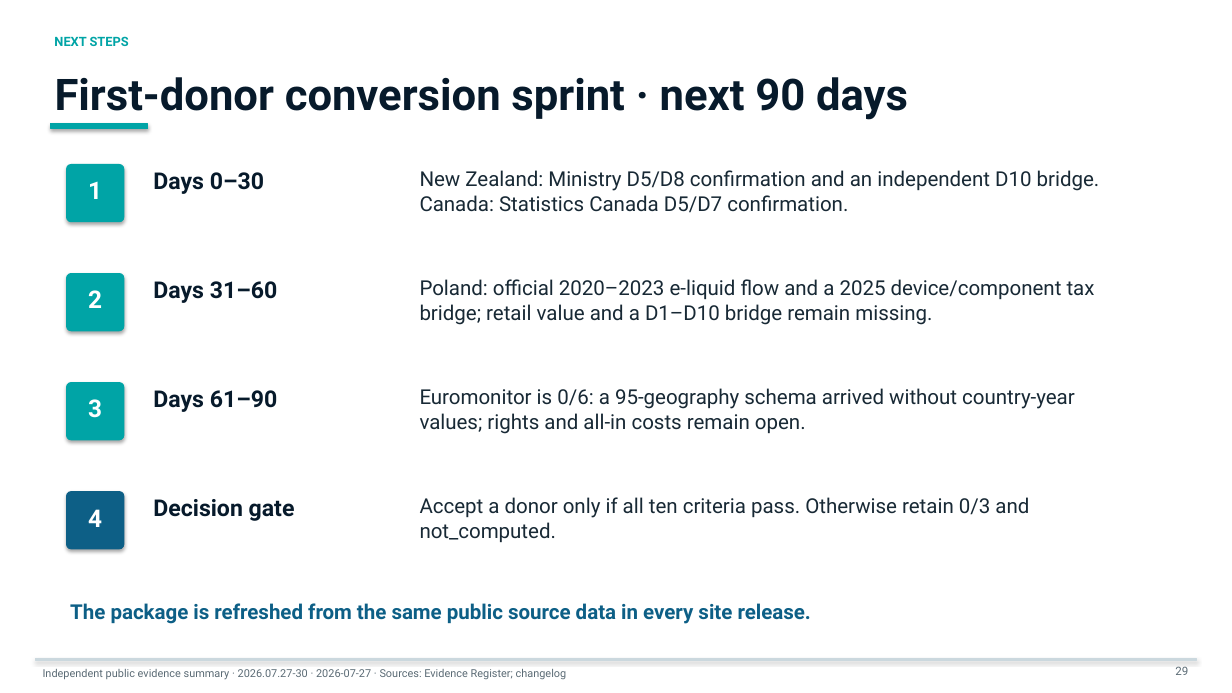
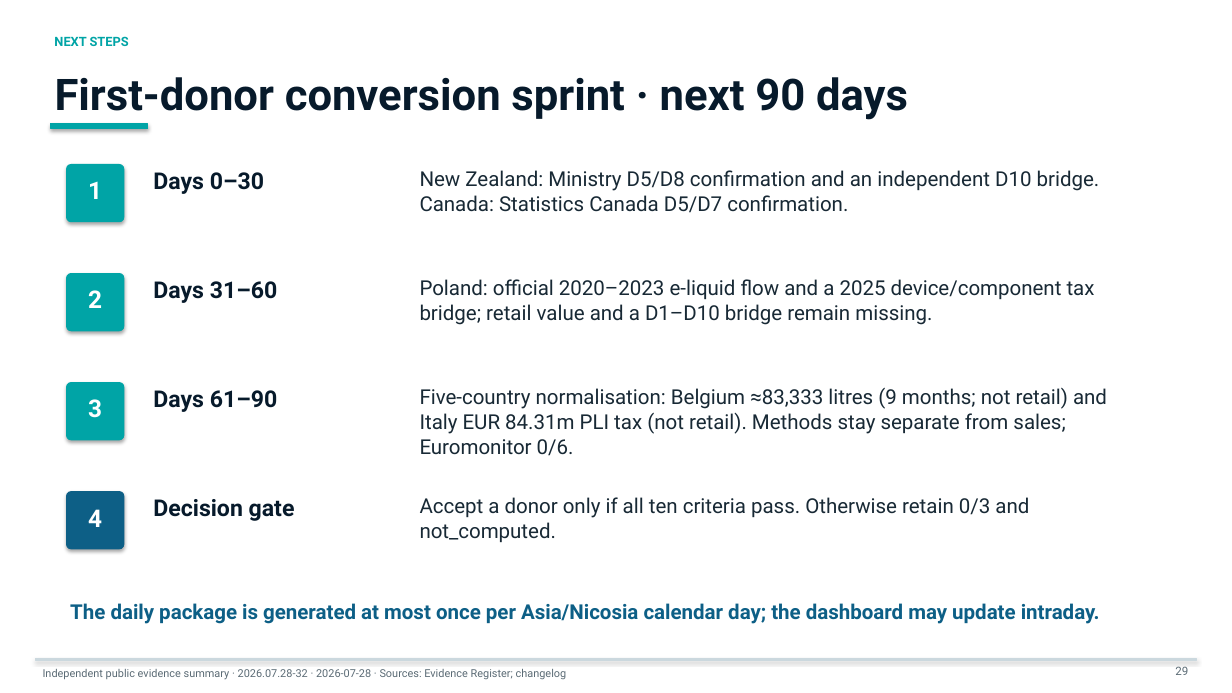
Before and after one commit to jounirautio78-ops/pixan-global-market-evidence-public, a slide deck: slide 29 of site/downloads/pixan-bank-deck-large-en.pptx. Drawn at 1232x693 pixels with LibreOffice and Linux fonts; fonts in the diff are those of the drawing. Boxes give left, top, right and bottom in pixels: in the first picture for what was removed or moved away, otherwise in the second. Text is boxed around its words. In the diff, an @@ line names an element or a change of style, - is before the commit and + after.

Commit message:
Publish v32 daily evidence package (#29)
Publish the bilingual v32 daily evidence package, privacy-safe Italy and Poland boundaries, current vendor follow-up states, and once-daily bank-artifact cadence.

```diff
--- a/site/downloads/pixan-bank-deck-large-en.pptx
+++ b/site/downloads/pixan-bank-deck-large-en.pptx
@@ text at box(420, 388, 1107, 456): text changed @@
-Euromonitor is 0/6: a 95-geography schema arrived without country-year values; rights and all-in costs remain open.
+Five-country normalisation: Belgium ≈83,333 litres (9 months; not retail) and Italy EUR 84.31m PLI tax (not retail). Methods stay separate from sales; Euromonitor 0/6.
@@ text at box(70, 603, 1100, 624): text changed @@
-The package is refreshed from the same public source data in every site release.
+The daily package is generated at most once per Asia/Nicosia calendar day; the dashboard may update intraday.
@@ text at box(43, 669, 567, 679): text changed @@
-Independent public evidence summary · 2026.07.27-30 · 2026-07-27 · Sources: Evidence Register; changelog
+Independent public evidence summary · 2026.07.28-32 · 2026-07-28 · Sources: Evidence Register; changelog
```
Also in this commit, not shown: 29 other slides changed, 53 other files.
